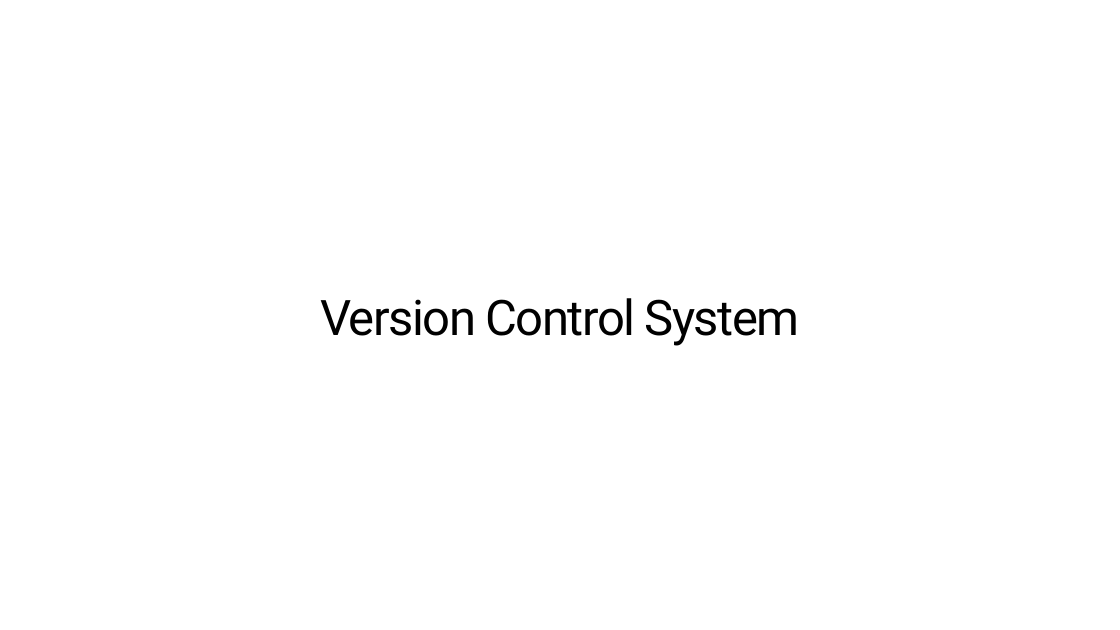
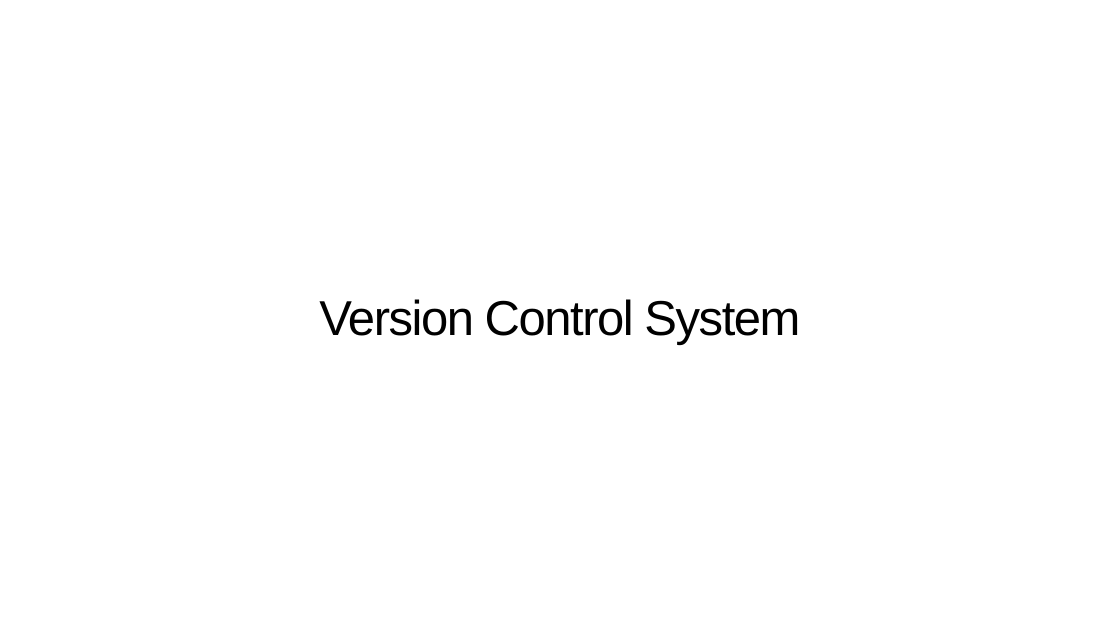
Before and after one commit to alus20/test, a slide deck: slide 16 of 동아리.pptx. Drawn at 1120x630 pixels with LibreOffice and Linux fonts; fonts in the diff are those of the drawing. Boxes give left, top, right and bottom in pixels: in the first picture for what was removed or moved away, otherwise in the second. Text is boxed around its words. In the diff, an @@ line names an element or a change of style, - is before the commit and + after.

```diff
--- a/동아리.pptx
+++ b/동아리.pptx
@@ text "Version Control System" at [319, 299, 800, 345]: font Roboto to Arial @@
```
Also in this commit, not shown: 9 other slides changed, 1 slide added, 1 slide removed.
